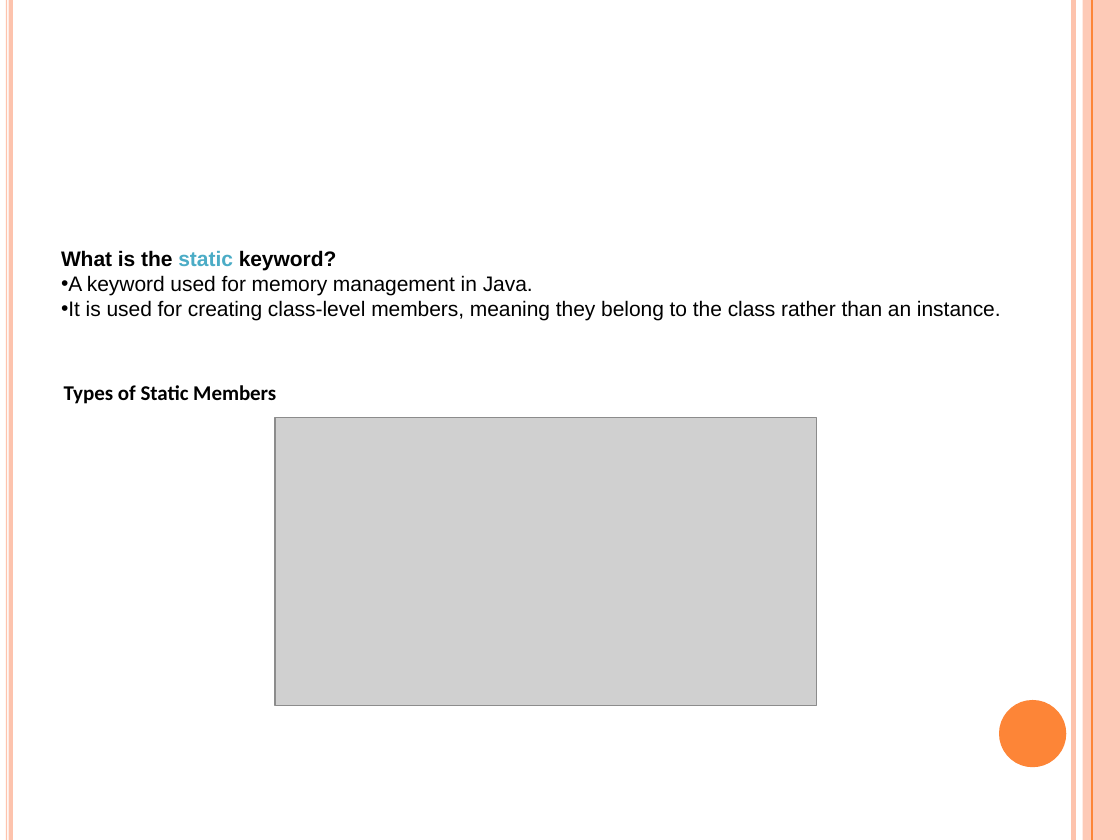
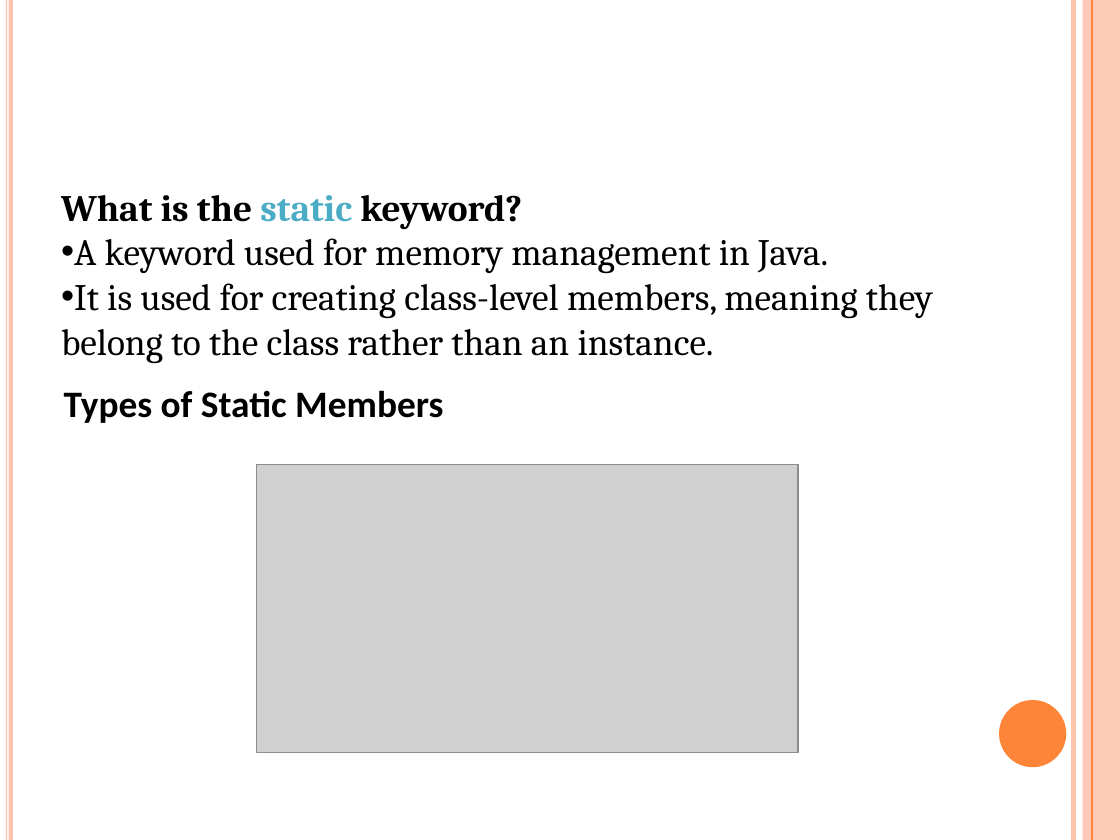
Before and after one commit to ashrafulparan2/UIU-Resources, a slide deck: slide 60 of OOP Theory materials-Spring_26/Mid/Lecture4_OOPPrinciples.pptx. Drawn at 1120x840 pixels with LibreOffice and Linux fonts; fonts in the diff are those of the drawing; grey boxes stand for pictures. Boxes give left, top, right and bottom in pixels: in the first picture for what was removed or moved away, otherwise in the second. Text is boxed around its words. In the diff, an @@ line names an element or a change of style, - is before the commit and + after.

```diff
--- a/OOP Theory materials-Spring_26/Mid/Lecture4_OOPPrinciples.pptx
+++ b/OOP Theory materials-Spring_26/Mid/Lecture4_OOPPrinciples.pptx
@@ text "What is the static keyword?" moved from (x1=61, y1=250, x2=1001, y2=321) to (x1=61, y1=195, x2=933, y2=364) @@
@@ text at (x1=61, y1=195, x2=828, y2=274): size 13.5 to 24 pt, font Arial to Cambria in "What is the static keyword?", "A keyword used for memory management in ..." @@
@@ text at (x1=61, y1=283, x2=933, y2=364): text changed; size 13.5 to 24 pt; font Arial to Cambria @@
-• It is used for creating class-level members, meaning they belong to the class rather than an instance.
+• It is used for creating class-level members, meaning they
+belong to the class rather than an instance.
@@ text "Types of Static Members" at (x1=64, y1=390, x2=443, y2=423): size 13.5 to 24 pt @@
@@ picture moved from (x1=276, y1=418, x2=816, y2=706) to (x1=256, y1=465, x2=797, y2=753) @@
```
Also in this commit, not shown: 5 other slides changed, 6 slides added, 1 other file.
